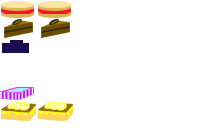
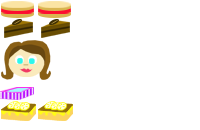
Layer changes from the first 200px x 130px image to the second:
added group "player" with 6 layers above "Layer 0 copy 2" over <box>1,40,51,80</box>
added layer "Ellipse 2 copy 3" in group "player" over <box>29,58,35,64</box>
added layer "Ellipse 2 copy" in group "player" over <box>28,55,37,64</box>
added layer "Rounded Rectangle 1" (3rd of 3, in "player") in group "player" over <box>1,40,51,80</box>
added layer "Ellipse 2 copy 2" in group "player" over <box>17,58,23,64</box>
added layer "Ellipse 2" in group "player" over <box>15,55,24,64</box>
added layer "Ellipse 1" (4th of 4, in "player") in group "player" over <box>9,48,44,77</box>
removed layer "Layer 4" (3rd of 3) over <box>2,40,29,53</box>
